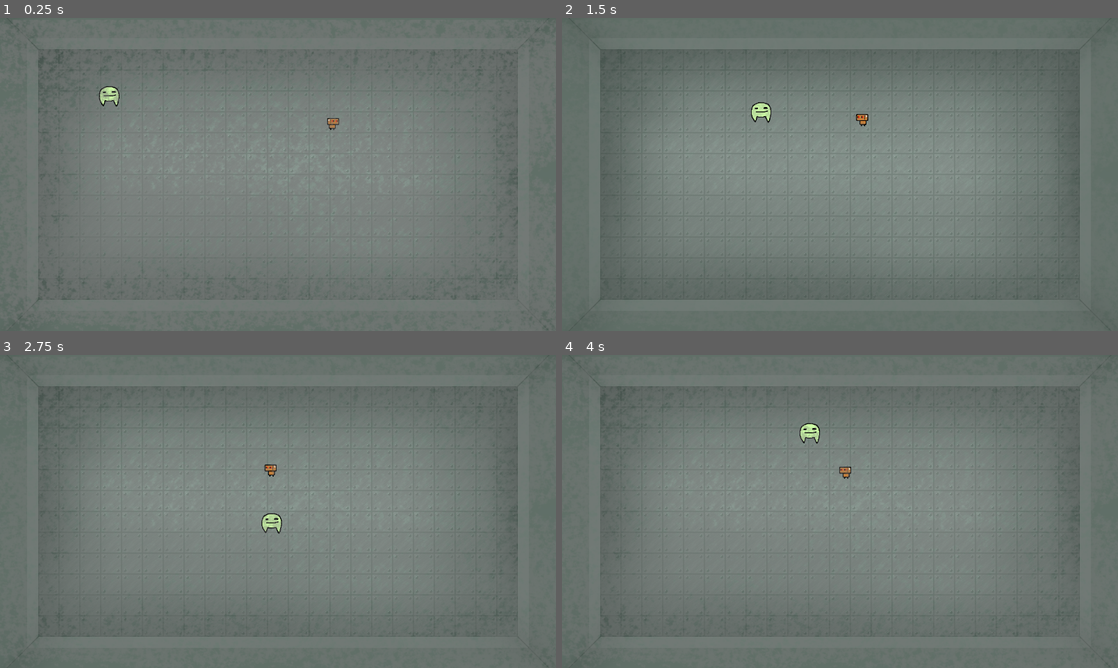
Above: before the commit, frames 1-4 (two rows, left to right).
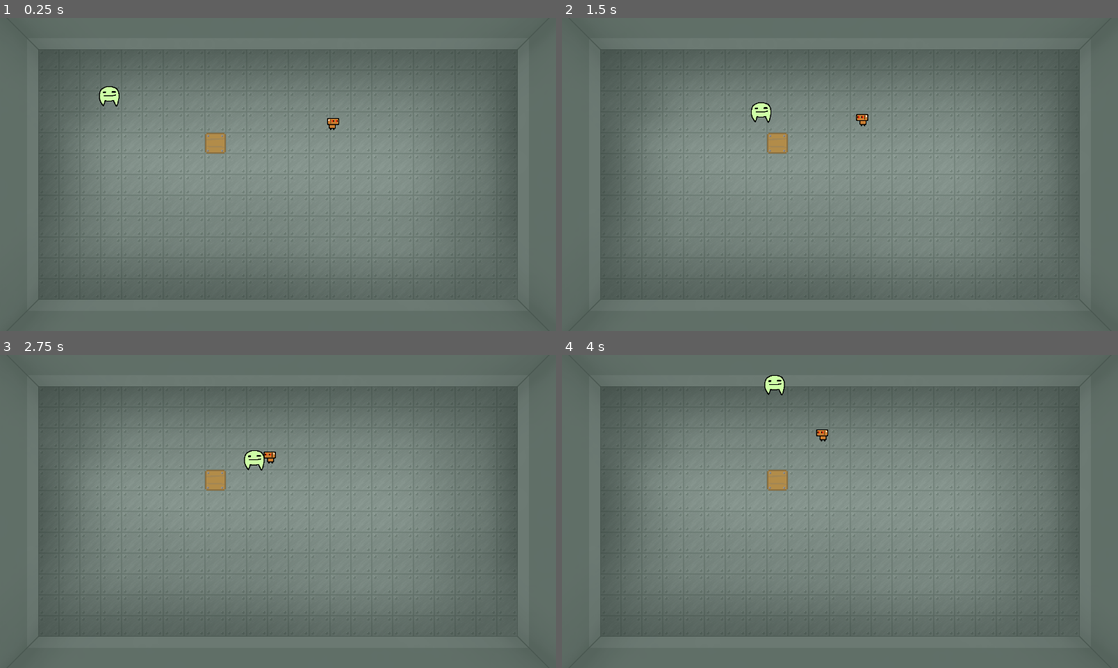
Above: after the commit, the same moments.

Repository: actually-reb/fenrir-2020
Game: Godot game, scene res://scene/Main.tscn
Same seed, same stepped clock (60 frames per second), same inputs: the game is played once before the commit and once after it.
Inputs:
- Up to frame 1 (0.25 s): no input
- Up to frame 2 (1.5 s): hold D (move_right) 0.53-1.28 s; hold S (move_down) from 1.28 s (still down)
- Up to frame 3 (2.75 s): release S (move_down) at 2.03 s; hold D (move_right) from 2.03 s (still down)
- Up to frame 4 (4 s): release D (move_right) at 2.78 s; hold W (move_up) 2.78-3.53 s; hold A (move_left) from 3.53 s (still down)

The runs differ from the first frame. In frame 1, 1.0% of the frame differs, in the area x 3-98%, y 1-98%; in frame 2, 0.3%; in frame 3, 0.7%; in frame 4, 0.7%.

Commit message:
Added box.

Diff:
--- a/scene/Room.tscn
+++ b/scene/Room.tscn
@@ -1,10 +1,11 @@
-[gd_scene load_steps=10 format=2]
+[gd_scene load_steps=12 format=2]
 
 [ext_resource path="res://entity/Player.tscn" type="PackedScene" id=1]
 [ext_resource path="res://sprite/floor.png" type="Texture" id=2]
 [ext_resource path="res://entity/TinyRobot.tscn" type="PackedScene" id=3]
 [ext_resource path="res://scene/Smoke.gd" type="Script" id=4]
 [ext_resource path="res://sprite/Smoke.png" type="Texture" id=5]
+[ext_resource path="res://sprite/Box.png" type="Texture" id=6]
 
 [sub_resource type="RectangleShape2D" id=1]
 extents = Vector2( 568.052, 23.6911 )
@@ -17,6 +18,9 @@
 
 [sub_resource type="RectangleShape2D" id=4]
 extents = Vector2( 24.7797, 289.715 )
+
+[sub_resource type="RectangleShape2D" id=5]
+extents = Vector2( 24, 24 )
 
 [node name="Room" type="Node2D"]
 
@@ -43,15 +47,31 @@
 position = Vector2( 1216.75, 359.188 )
 shape = SubResource( 4 )
 
-[node name="Player" parent="." instance=ExtResource( 1 )]
-position = Vector2( 251, 180 )
+[node name="BoxSample" type="RigidBody2D" parent="Floor"]
+position = Vector2( 496, 288 )
+scale = Vector2( 1.01066, 1.0171 )
+mode = 1
+gravity_scale = 0.0
+__meta__ = {
+"_edit_group_": true
+}
+
+[node name="BoxSampleCollision" type="CollisionShape2D" parent="Floor/BoxSample"]
+shape = SubResource( 5 )
+
+[node name="Sprite" type="Sprite" parent="Floor/BoxSample"]
+texture = ExtResource( 6 )
 
 [node name="TinyRobot" parent="." instance=ExtResource( 3 )]
 position = Vector2( 766.642, 246.942 )
 
+[node name="Player" parent="." instance=ExtResource( 1 )]
+position = Vector2( 251, 180 )
+
 [node name="SmokeLayer" type="CanvasLayer" parent="."]
 
 [node name="SmokeEffect" type="Sprite" parent="SmokeLayer"]
+visible = false
 position = Vector2( 640, 363.678 )
 texture = ExtResource( 5 )
 __meta__ = {
